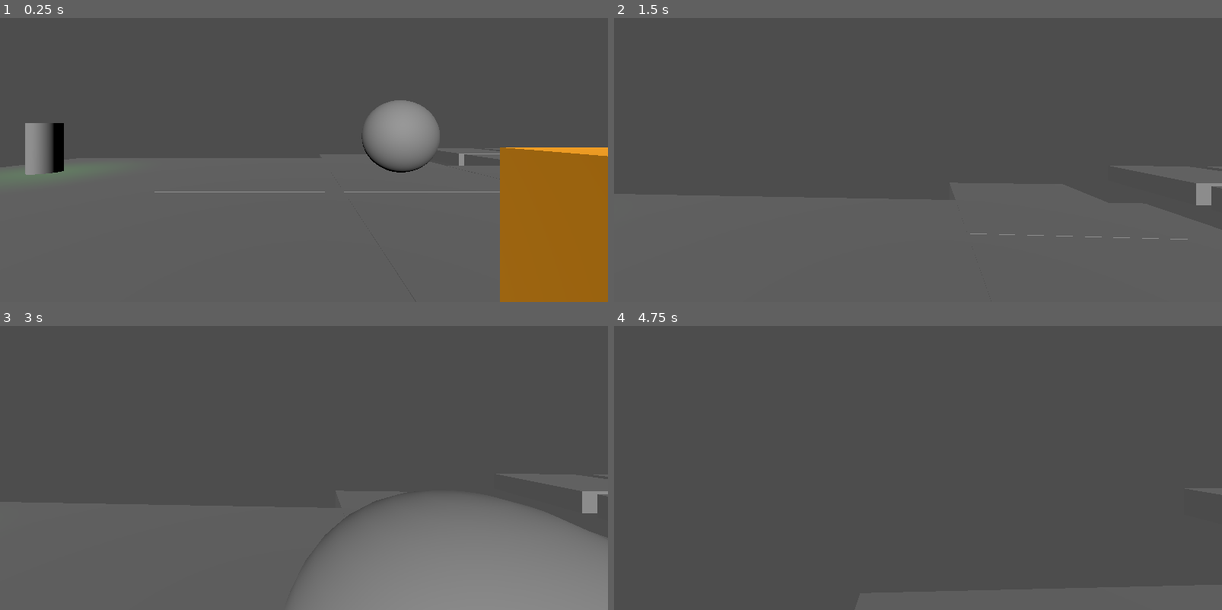
Above: before the commit, frames 1-4 (two rows, left to right).
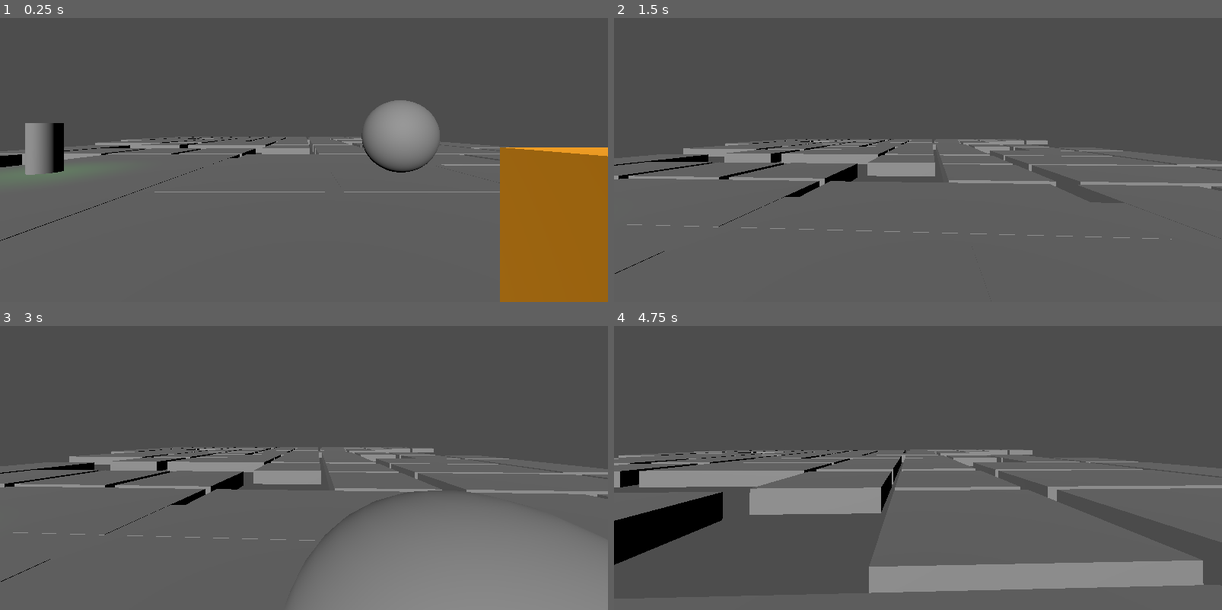
Above: after the commit, the same moments.

Repository: hadll/i-unno
Game: Godot game, scene res://scenes/playground_chloe.tscn
The game is run twice, just before and just after one commit, with the same random seed, the same clock (stepped at 60 frames per second) and the same inputs. This scene is started directly instead of the project's main scene.
Inputs (mouse positions are in pixels of both pictures, inside the frame that each line leads up to):
- Up to frame 1 (0.25 s): no input
- Up to frame 2 (1.5 s): tap Enter at 0.5 s; move the mouse to (948, 128) at 0.52 s; hold W (move_forward) from 0.53 s (still down); tap 1 (freecam_on) at 0.6 s; click (948, 128) at 0.67 s; tap Space (move_jump) at 0.77 s; move the mouse to (887, 131) at 1.27 s; tap 2 (freecam_swap) at 1.35 s
- Up to frame 3 (3 s): keep holding W (move_forward); tap Space (move_jump) at 1.52, 2 s; move the mouse to (316, 433) at 2.02 s; tap Ctrl (move_crouch) at 2.1 s; tap Enter at 2.75 s; move the mouse to (297, 445) at 2.77 s; tap Shift (move_sprint) at 2.85 s; click (297, 445) at 2.92 s
- Up to frame 4 (4.75 s): keep holding W (move_forward); tap Space (move_jump) at 3.02, 3.77, 4.52 s; move the mouse to (960, 442) at 3.52 s; tap 1 (freecam_on) at 3.6 s; move the mouse to (869, 433) at 4.27 s; tap 2 (freecam_swap) at 4.35 s

The runs differ from the first frame. In frame 1, 1.3% of the frame differs, in the area x 0-83%, y 41-79%; in frame 2, 4.0%; in frame 3, 4.0%; in frame 4, 13%, in the area x 0-100%, y 43-95%.
Error in both runs: Cannot call method 'shader_create_from_spirv' on a null value. (res://scripts/ditherer.gd:25)

Commit message:
layout and door chance logic

Diff:
--- a/assets/levelgen/first_section.tres
+++ b/assets/levelgen/first_section.tres
@@ -10,6 +10,12 @@
 script = ExtResource("2_d7vme")
 name = "First"
 rooms = Array[ExtResource("1_a3e2q")]([ExtResource("3_qytu8"), ExtResource("4_faxrp")])
-required_density = 0.4
 end = ExtResource("1_kich7")
+required_density = 0.6
+hole_density = 0.1
+hole_size = 2.0
+extra_door_chance = 0.5
+duplicate_door_chance = 0.1
+sprawl = 0.6
+end_depth = 0.75
 metadata/_custom_type_script = "uid://gh8ikjeckkx"
--- a/scenes/playground_chloe.tscn
+++ b/scenes/playground_chloe.tscn
@@ -45,8 +45,8 @@
 needs_motion_vectors = false
 needs_normal_roughness = false
 script = ExtResource("10_qokby")
-view_dist = 10.175
-view_fog = 45.01
+view_dist = 35.0
+view_fog = 75.0
 metadata/_custom_type_script = "uid://y8yqh08fax47"
 
 [sub_resource type="Compositor" id="Compositor_g4v7s"]
--- a/scripts/levelgen/door_def.gd
+++ b/scripts/levelgen/door_def.gd
@@ -1,8 +1,11 @@
 class_name DoorDef
 extends Resource
 
+## type of door (only identical types can connect)
 @export var type: LevelGenerator.DoorType
+## space in the room that this door comes from
 @export var from: Vector3i
+## direction this door goes out to
 @export var dir: LevelGenerator.Direction
 
 func transform(origin: Vector3i, new_pos_x_dir: LevelGenerator.Direction, offset: Vector3i) -> DoorDef:
--- a/scripts/levelgen/generation_def.gd
+++ b/scripts/levelgen/generation_def.gd
@@ -1,6 +1,9 @@
 class_name GenerationDef
 extends Resource
 
+## max size of the map (origin is not 0)
 @export var map_size: Vector3i
+## starting room
 @export var start: RoomDef
+## sections, in order
 @export var sections: Array[SectionDef]
--- a/scripts/levelgen/level_generator.gd
+++ b/scripts/levelgen/level_generator.gd
@@ -63,13 +63,27 @@
 	min_placed = Vector3i.ZERO
 	max_placed = Vector3i.ZERO
 
-	try_place(gen.start, gen.sections[0])
+	try_place(gen.start, gen.sections[0], null)
 	var existing_density := 0.0
+	var section_start_rough := Vector3i.ZERO
 	for section_def in gen.sections:
 		if LOG_GEN: print("Generating Section %s" % section_def.name)
+		var holes: Array[Vector2i] = []
+		for i in section_def.hole_density * gen.map_size.x * gen.map_size.z * 4:
+			var at := Vector2i(randi() % (gen.map_size.x * 2) - gen.map_size.x, randi() % (gen.map_size.z * 2) - gen.map_size.z)
+			if at in holes:
+				continue
+			holes.append(at)
+			var size := int(randf() * (1 + section_def.hole_size))
+			for j in size:
+				at += Vector2i(randi() % 3 - 1, randi() % 3 - 1)
+				if at in holes:
+					continue
+				holes.append(at)
+
 		var consecutive_fails := 0
 		while get_density() - existing_density <= section_def.required_density:
-			var start_door_index = randi() % len(unfilled_doors)
+			var start_door_index = int(randf()**(1 - section_def.sprawl) * len(unfilled_doors))
 			var start_door := unfilled_doors[start_door_index]
 			var room_index = randi() % len(section_def.rooms)
 			var room := section_def.rooms[room_index]
@@ -80,14 +94,24 @@
 				posmod(start_door.dir - end_door.dir + 2, 4) as Direction,
 				start_door.get_target()
 			)
-			if try_place(transformed, section_def):
+			var in_hole := false
+			for cell in transformed.shape:
+				if Vector2i(cell.x, cell.z) in holes:
+					in_hole = true
+					break
+			if in_hole:
+				continue
+			if try_place(transformed, section_def, start_door):
 				consecutive_fails = 0
 			else:
 				consecutive_fails += 1
 			if consecutive_fails > MAX_CONSECUTIVE_FAILS:
 				return false
+		unfilled_doors.sort_custom(func(a: DoorDef, b: DoorDef) -> bool:
+			return a.from.distance_squared_to(section_start_rough) > b.from.distance_squared_to(section_start_rough)
+		)
 		while true:
-			var start_door_index = randi() % len(unfilled_doors)
+			var start_door_index = int(randf() * (1 - section_def.end_depth) * len(unfilled_doors))
 			var start_door := unfilled_doors[start_door_index]
 			var end_door_index = randi() % (len(section_def.end.doors) - 1)
 			var end_door := section_def.end.doors[end_door_index]
@@ -96,16 +120,17 @@
 				posmod(start_door.dir - end_door.dir + 2, 4) as Direction,
 				start_door.get_target()
 			)
-			if try_place(transformed, section_def, true):
+			if try_place(transformed, section_def, start_door, true):
 				break
 			else:
 				consecutive_fails += 1
 			if consecutive_fails > MAX_CONSECUTIVE_FAILS:
 				return false
 		existing_density = get_density()
+		section_start_rough = unfilled_doors[0].get_target()
 	return true
 
-func try_place(room_def: RoomDef, section_def: SectionDef, must_continue := false) -> bool:
+func try_place(room_def: RoomDef, section_def: SectionDef, important_door: DoorDef, must_continue := false) -> bool:
 	if must_continue and room_def.doors[len(room_def.doors) - 1].get_target() in spaces:
 		return false
 	var min_added := min_placed
@@ -133,16 +158,35 @@
 	for door in unfilled_doors:
 		if door.get_target() in spaces:
 			filled_doors.append(door)
+	var connected_rooms: Array[RoomDef] = []
+	var paired_doors: Array[int] = []
 	for door_index in len(filled_doors):
+		if door_index in paired_doors:
+			continue
 		var door := filled_doors[door_index]
 		unfilled_doors.erase(door)
 		for pair_index in range(door_index + 1, len(filled_doors)):
 			var pair := filled_doors[door_index]
 			if door.get_target() == pair.from and pair.get_target() == door.from:
-				doors[door] = true
-	for door in filled_doors:
+				paired_doors.append(door_index)
+				paired_doors.append(pair_index)
+				if door == important_door or randf() < (
+					section_def.duplicate_door_chance
+					if spaces[door.from] in connected_rooms else
+					section_def.extra_door_chance
+				):
+					doors[door] = true
+					connected_rooms.append(spaces[door.from])
+				break
+	for door_index in len(filled_doors):
+		if door_index in paired_doors:
+			continue
+		var door := filled_doors[door_index]
 		if door not in doors:
 			doors[door] = false
+
+	if must_continue:
+		unfilled_doors = [room_def.doors[len(room_def.doors) - 1]]
 	return true
 
 func get_density() -> float:
--- a/scripts/levelgen/room_def.gd
+++ b/scripts/levelgen/room_def.gd
@@ -1,9 +1,13 @@
 class_name RoomDef
 extends Resource
 
+## name of this room
 @export var name: String
+## scene to use for this room
 @export var scene: PackedScene
+## every grid space used by this room
 @export var shape: Array[Vector3i]
+## possible doors for this room (must be empty space)
 @export var doors: Array[DoorDef]
 
 var pos := Vector3i.ZERO
--- a/scripts/levelgen/section_def.gd
+++ b/scripts/levelgen/section_def.gd
@@ -1,10 +1,29 @@
 class_name SectionDef
 extends Resource
 
+## name of this section
 @export var name: String
+## room pool for this section
 @export var rooms: Array[RoomDef]
-@export var required_density: float
+## final room of this section
 @export var end: RoomDef
+@export_group("Layout")
+## horizontal density required to finish this section
+@export_range(0.0, 1.0, 0.01) var required_density: float
+## rough spacing of holes placed in the layout
+@export_range(0.0, 1.0, 0.01) var hole_density: float
+## maximum size for holes
+@export_range(0.0, 5.0, 0.5, "or_greater") var hole_size: float
+## chance for a door to connect in a non essential way
+@export_range(0.0, 1.0, 0.01) var extra_door_chance: float
+## chance for a door to connect a pair of rooms that already have one
+@export_range(0.0, 1.0, 0.01) var duplicate_door_chance: float
+## higher values mean longer chains of rooms
+@export_range(0.0, 0.9, 0.01) var sprawl: float
+## end is placed past at least this portion of doors
+@export_range(0.0, 0.9, 0.01) var end_depth: float
 @export_group("Materials", "material_")
+## material used for walls
 @export var material_wall: Material
+## material used for floors
 @export var material_floor: Material
